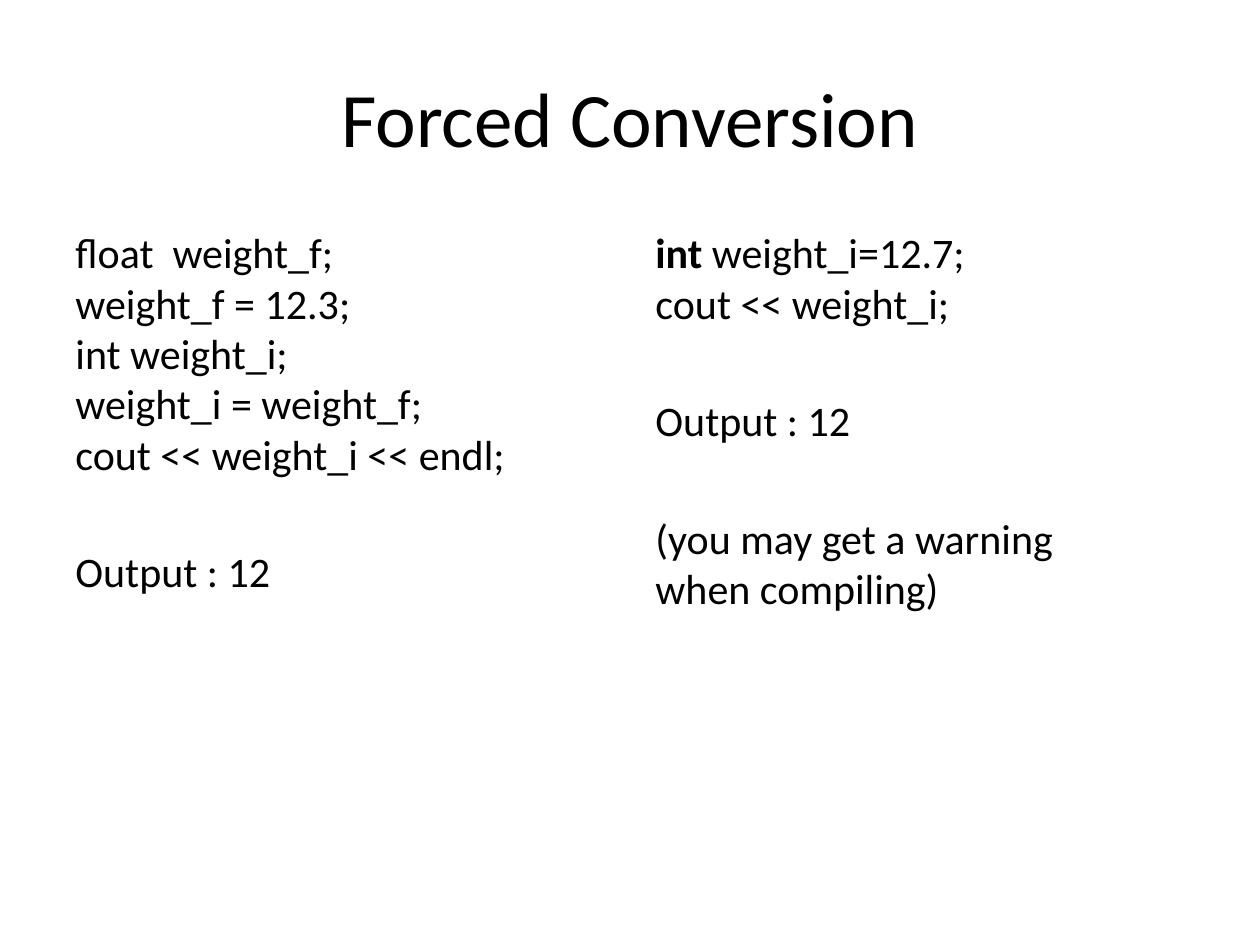
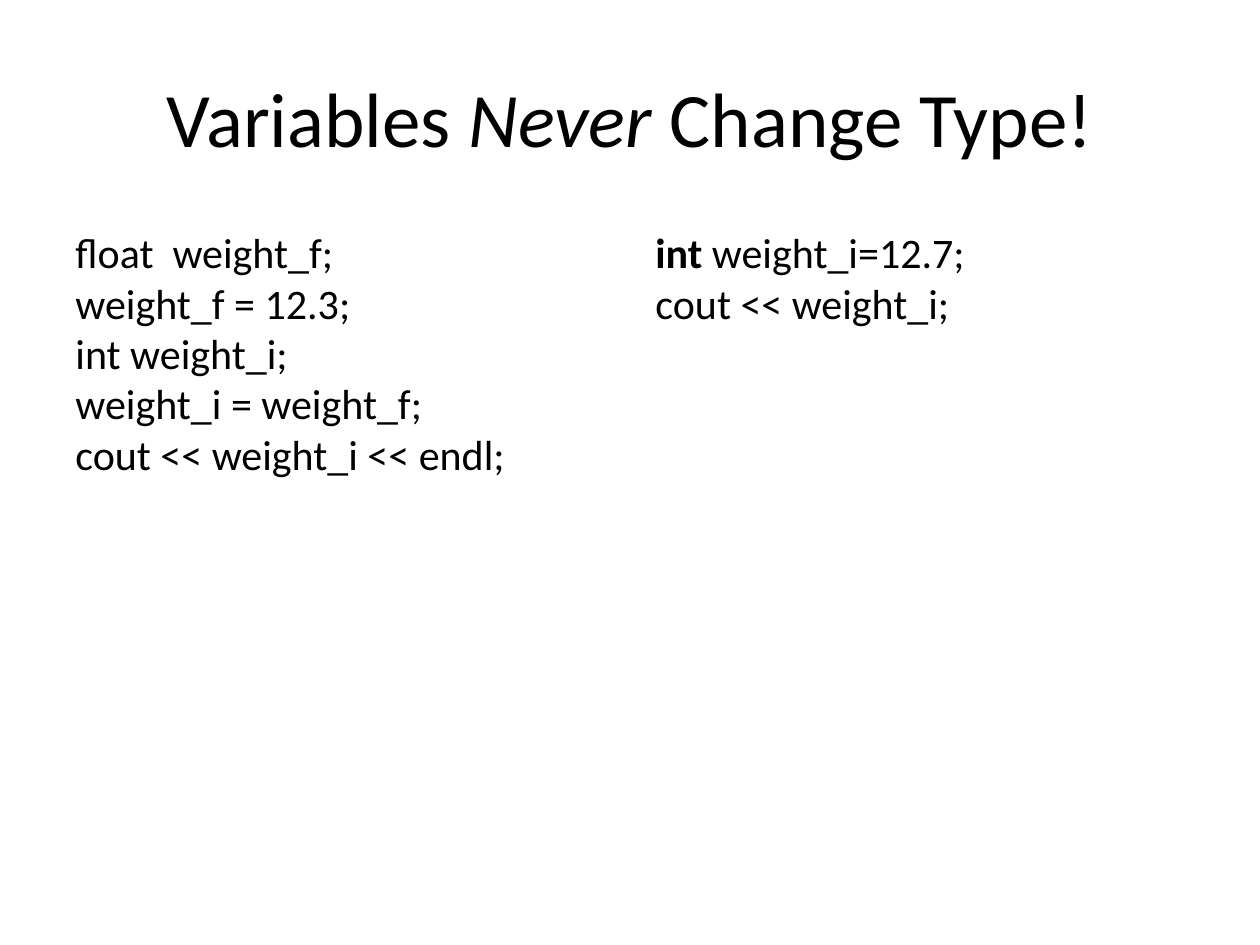
Before and after one commit to bwkeller/Computational_Physics, a slide deck: slide 36 of Slides/02_Data_Types.odp (slide 38 before the commit). Drawn at 1260x945 pixels with LibreOffice and Linux fonts; fonts in the diff are those of the drawing. Boxes give left, top, right and bottom in pixels: in the first picture for what was removed or moved away, otherwise in the second. Text is boxed around its words. In the diff, an @@ line names an element or a change of style, - is before the commit and + after.

```diff
--- a/Slides/02_Data_Types.odp
+++ b/Slides/02_Data_Types.odp
@@ title at (167,93,1093,161): text changed @@
-Forced Conversion
+Variables Never Change Type!
@@ text at (655,408,1053,612): paragraphs removed @@
-Output : 12
-(you may get a warning when compiling)
@@ text at (75,559,271,594): paragraph removed @@
-Output : 12
```
Also in this commit, not shown: 1 slide added, 1 slide removed, 4 other files.
